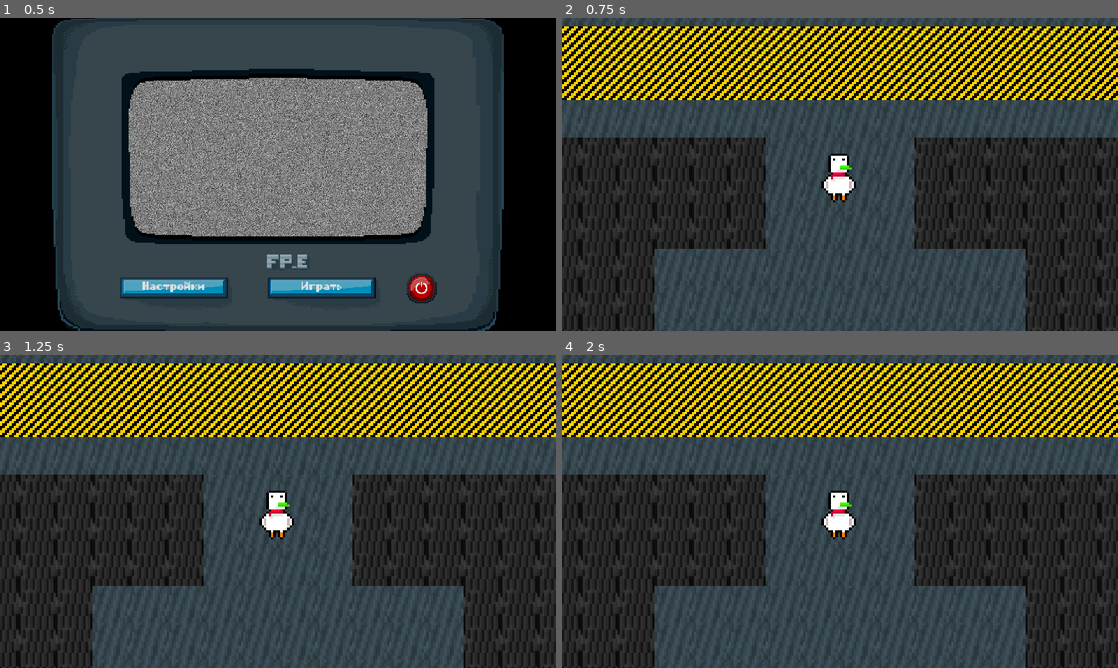
Above: before the commit, frames 1-4 (two rows, left to right).
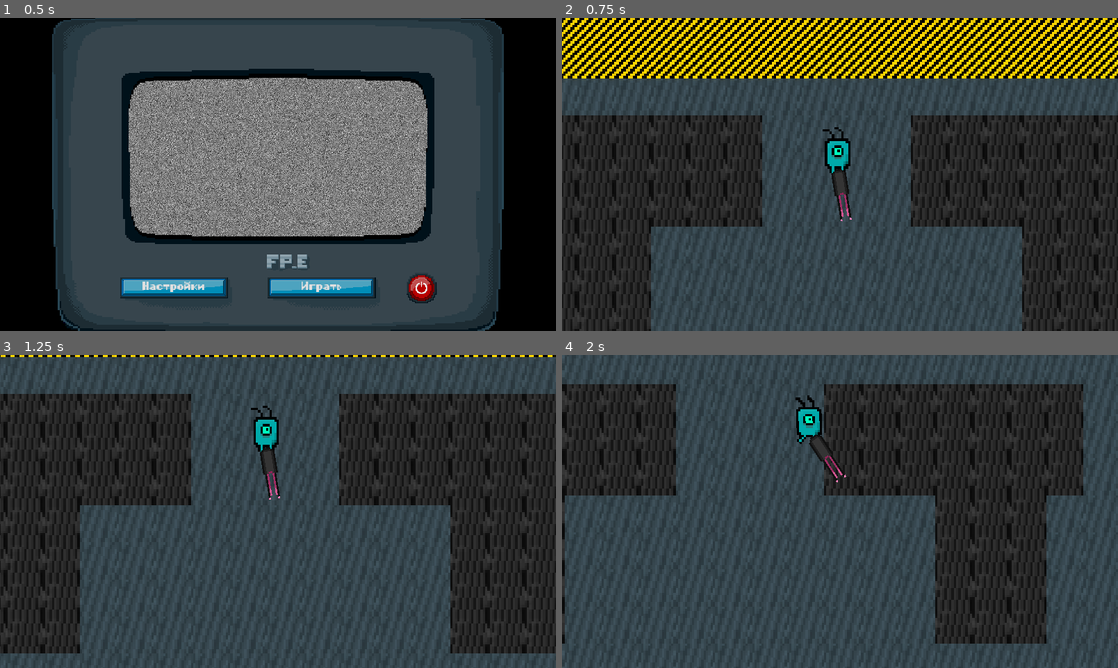
Above: after the commit, the same moments.

Repository: infdev9/noname
Game: Godot game, scene res://scenes/menu.tscn
The game is run twice, just before and just after one commit, with the same random seed, the same clock (stepped at 60 frames per second) and the same inputs.
Inputs (mouse positions are in pixels of both pictures, inside the frame that each line leads up to):
- Up to frame 1 (0.5 s): no input
- Up to frame 2 (0.75 s): click "Играть" at 0.5 s
- Up to frame 3 (1.25 s): no input
- Up to frame 4 (2 s): move the mouse to (962, 495) at 1.27 s; hold D (right) from 1.28 s (still down); click (962, 495) at 1.35 s

Frame 1 is identical in both runs. In frame 2, 33% of the frame differs, in the area x 0-100%, y 0-100%; in frame 3, 50%; in frame 4, 59%.
Error before the commit: Parse Error: Unexpected "Indent" in class body. (res://scripts/prefabs/character.gd:105)

Commit message:
weapons

Diff:
--- a/prefabs/Character.tscn
+++ b/prefabs/Character.tscn
@@ -1,10 +1,8 @@
-[gd_scene load_steps=10 format=3 uid="uid://xcfo8v164ic6"]
+[gd_scene load_steps=8 format=3 uid="uid://xcfo8v164ic6"]
 
 [ext_resource type="Script" path="res://scripts/prefabs/character.gd" id="1_dtm0u"]
 [ext_resource type="SpriteFrames" uid="uid://duh6cnqu28pld" path="res://resources/animations/AnimatedSprite2D/duck.tres" id="1_wjyu6"]
-[ext_resource type="Texture2D" uid="uid://cqpstckyxih2l" path="res://assets/sprites/weapons/plasmaSniper.png" id="2_48m3l"]
-[ext_resource type="Texture2D" uid="uid://6sqj67llme6m" path="res://assets/sprites/weapons/plasmaRifle.png" id="3_exc3r"]
-[ext_resource type="Texture2D" uid="uid://t20oc4xb3u21" path="res://assets/sprites/weapons/plasmaShotgun.png" id="4_wsxeq"]
+[ext_resource type="PackedScene" uid="uid://c6gmjq1fbiqte" path="res://prefabs/Weapons/Rifle.tscn" id="3_xwhl2"]
 [ext_resource type="AnimationLibrary" uid="uid://2kf2nyatiu40" path="res://resources/animations/player_movement.res" id="5_gqhw0"]
 
 [sub_resource type="RectangleShape2D" id="RectangleShape2D_eagb5"]
@@ -49,26 +47,9 @@
 editor_description = "VIP"
 visible = false
 
-[node name="Sniper" type="Sprite2D" parent="."]
-visible = false
-position = Vector2(0, 12)
-scale = Vector2(0.75, 0.75)
-texture = ExtResource("2_48m3l")
-offset = Vector2(84, 0)
-
-[node name="Rifle" type="Sprite2D" parent="."]
-visible = false
-position = Vector2(0, 12)
-scale = Vector2(0.75, 0.75)
-texture = ExtResource("3_exc3r")
-offset = Vector2(84, 0)
-
-[node name="Shotgun" type="Sprite2D" parent="."]
-visible = false
-position = Vector2(0, 12)
-scale = Vector2(0.75, 0.75)
-texture = ExtResource("4_wsxeq")
-offset = Vector2(84, 0)
+[node name="Rifle" parent="." instance=ExtResource("3_xwhl2")]
+position = Vector2(-2.98023e-06, 13)
+scale = Vector2(0.8, 0.8)
 
 [node name="AnimationPlayer" type="AnimationPlayer" parent="."]
 unique_name_in_owner = true
--- a/prefabs/Weapons/Bullet.tscn
+++ b/prefabs/Weapons/Bullet.tscn
@@ -8,7 +8,9 @@
 
 [node name="Bullet" type="RigidBody2D"]
 collision_layer = 8
-collision_mask = 3
+gravity_scale = 0.0
+max_contacts_reported = 5
+contact_monitor = true
 script = ExtResource("1_l0qto")
 
 [node name="CollisionShape2D" type="CollisionShape2D" parent="."]
@@ -22,3 +24,4 @@
 one_shot = true
 
 [connection signal="body_entered" from="." to="." method="_on_body_entered"]
+[connection signal="timeout" from="LifeTimer" to="." method="_on_life_timer_timeout"]
--- a/prefabs/Weapons/Rifle.tscn
+++ b/prefabs/Weapons/Rifle.tscn
@@ -1,7 +1,12 @@
-[gd_scene load_steps=3 format=3 uid="uid://c6gmjq1fbiqte"]
+[gd_scene load_steps=4 format=3 uid="uid://c6gmjq1fbiqte"]
 
+[ext_resource type="Texture2D" uid="uid://6sqj67llme6m" path="res://assets/sprites/weapons/plasmaRifle.png" id="1_btlqs"]
 [ext_resource type="PackedScene" uid="uid://byw6urgp0aexf" path="res://prefabs/Weapons/Weapon.tscn" id="1_r8l8j"]
 [ext_resource type="Script" path="res://scripts/prefabs/weapons/rifle.gd" id="2_0hasi"]
 
 [node name="Rifle" instance=ExtResource("1_r8l8j")]
+texture = ExtResource("1_btlqs")
 script = ExtResource("2_0hasi")
+
+[node name="BulletsSpawnPos" type="Marker2D" parent="." index="3"]
+position = Vector2(128, 0)
--- a/prefabs/Weapons/Weapon.tscn
+++ b/prefabs/Weapons/Weapon.tscn
@@ -16,18 +16,6 @@
 [node name="Reload" type="Timer" parent="."]
 unique_name_in_owner = true
 
-[node name="Label" type="Label" parent="."]
-offset_left = 283.0
-offset_top = 84.0
-offset_right = 398.0
-offset_bottom = 110.0
-text = "Ammo: 10"
+[node name="Bullets" type="Node2D" parent="."]
 
-[node name="Label2" type="Label" parent="."]
-offset_left = 283.0
-offset_top = 116.0
-offset_right = 398.0
-offset_bottom = 142.0
-text = "Magazines: 10"
-
-[node name="Bullets" type="Node" parent="."]
+[connection signal="timeout" from="Cooldown" to="." method="_on_cooldown_timeout"]
--- a/scripts/prefabs/character.gd
+++ b/scripts/prefabs/character.gd
@@ -32,14 +32,14 @@
 		"Plankton":
 			%Sprite.set_sprite_frames(load("res://resources/animations/AnimatedSprite2D/plankton.tres"))
 
-	match weapon:
-		"Sniper":
-			weapon_node = $Sniper
-		"Rifle":
-			weapon_node = $Rifle
-		"Shotgun":
-			weapon_node = $Shotgun
-	weapon_node.show()
+#	match weapon:
+#		"Sniper":
+#			weapon_node = $Sniper
+#		"Rifle":
+#			weapon_node = $Rifle
+#		"Shotgun":
+#			weapon_node = $Shotgun
+#	weapon_node.show()
 
 
 func _physics_process(_delta: float) -> void:
@@ -99,8 +99,8 @@
 		change_looking(Looking.LEFT)
 		%Sprite.set_z_index(0)
 
-	weapon_node.set_rotation_degrees(angle)
+	$Rifle.set_rotation_degrees(angle)
 
 
-func kill() -> void:0
+func kill() -> void:
 	queue_free()
--- a/scripts/prefabs/weapons/bullet.gd
+++ b/scripts/prefabs/weapons/bullet.gd
@@ -5,19 +5,23 @@
 var life_time: float
 
 
-func _init(life_time: float) -> void:
-	self.life_time = life_time
+func _init(bullet_life_time: float = 1) -> void:
+	life_time = bullet_life_time
 
 
 func _ready() -> void:
 	$LifeTimer.start(life_time)
 
 
-func _on_body_entered(body: CollisionObject2D) -> void:
-	if body.get_collision_layer() == GLOBAL.COLLISION_LAYERS.WORLD:
+func _on_body_entered(body: Node2D) -> void:
+	if body is TileMap:
 		destroy()
-	else:
+	elif body is Character and not body is Player:
 		body.kill()
+
+
+func _on_life_timer_timeout() -> void:
+	destroy()
 
 
 func destroy():
--- a/scripts/prefabs/weapons/rifle.gd
+++ b/scripts/prefabs/weapons/rifle.gd
@@ -1,8 +1,25 @@
 class_name Rifle
 extends Weapon
+
+
+const BULLET: PackedScene = preload("res://prefabs/Weapons/Bullet.tscn")
+
+
+func _enter_tree() -> void:
+	cooldown = 0.3
+	reload_time = 0.2
+	recoil = 0.8
 
 
 func shoot():
 	if try_spend_ammo(1):
 		rebound()
-		add_child()
+
+		var bullet: Bullet = BULLET.instantiate()
+		bullet._init(10)
+		bullet.set_position($BulletsSpawnPos.get_position())
+		bullet.add_constant_force(Vector2.RIGHT*10000)
+		$Bullets.add_child(bullet)
+
+		is_working = false
+		%Cooldown.start(cooldown)
--- a/scripts/prefabs/weapons/weapon.gd
+++ b/scripts/prefabs/weapons/weapon.gd
@@ -3,6 +3,8 @@
 
 
 const BASE_OFFSET_X = 84
+
+var is_working: bool = true
 
 var cooldown: float = 0.5
 var reload_time: float = 1
@@ -15,9 +17,15 @@
 var tween: Tween
 
 
+func _init(weapon_ammo: int = ammo_in_magazine, weapon_max_ammo: int = 100) -> void:
+	ammo = weapon_ammo
+	max_ammo = weapon_max_ammo
+
+
 func _input(event: InputEvent) -> void:
 	if event.is_action(GLOBAL.ACTIONS.SHOOT):
-		shoot()
+		if is_working:
+			shoot()
 
 
 func shoot() -> void:
@@ -25,8 +33,6 @@
 
 
 func try_spend_ammo(count: int) -> bool:
-	$Label.text = "Ammo: %s" % ammo
-	$Label2.text = "Max: %s" % max_ammo
 	if count <= ammo:
 		ammo -= count
 		return true
@@ -47,3 +53,7 @@
 	tween.tween_property(self, "offset:x", BASE_OFFSET_X * recoil, cooldown / 2)
 	tween.tween_property(self, "offset:x", BASE_OFFSET_X, cooldown / 2)
 	tween.tween_callback(tween.kill)
+
+
+func _on_cooldown_timeout() -> void:
+	is_working = true
Binary file changed: assets/sprites/weapons/enemyBullet.png
Binary file changed: assets/sprites/weapons/friendlyBullet.png
